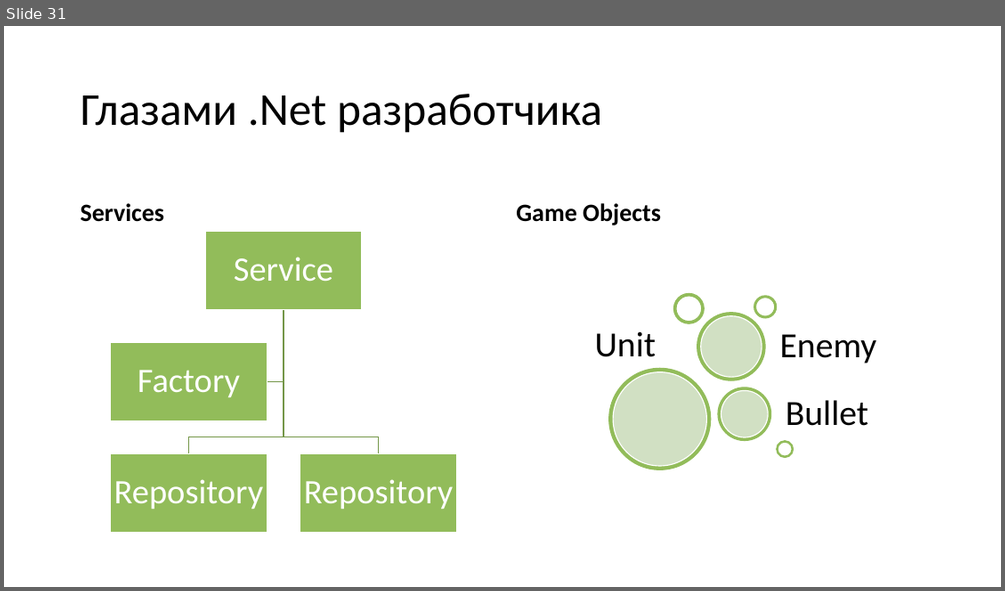
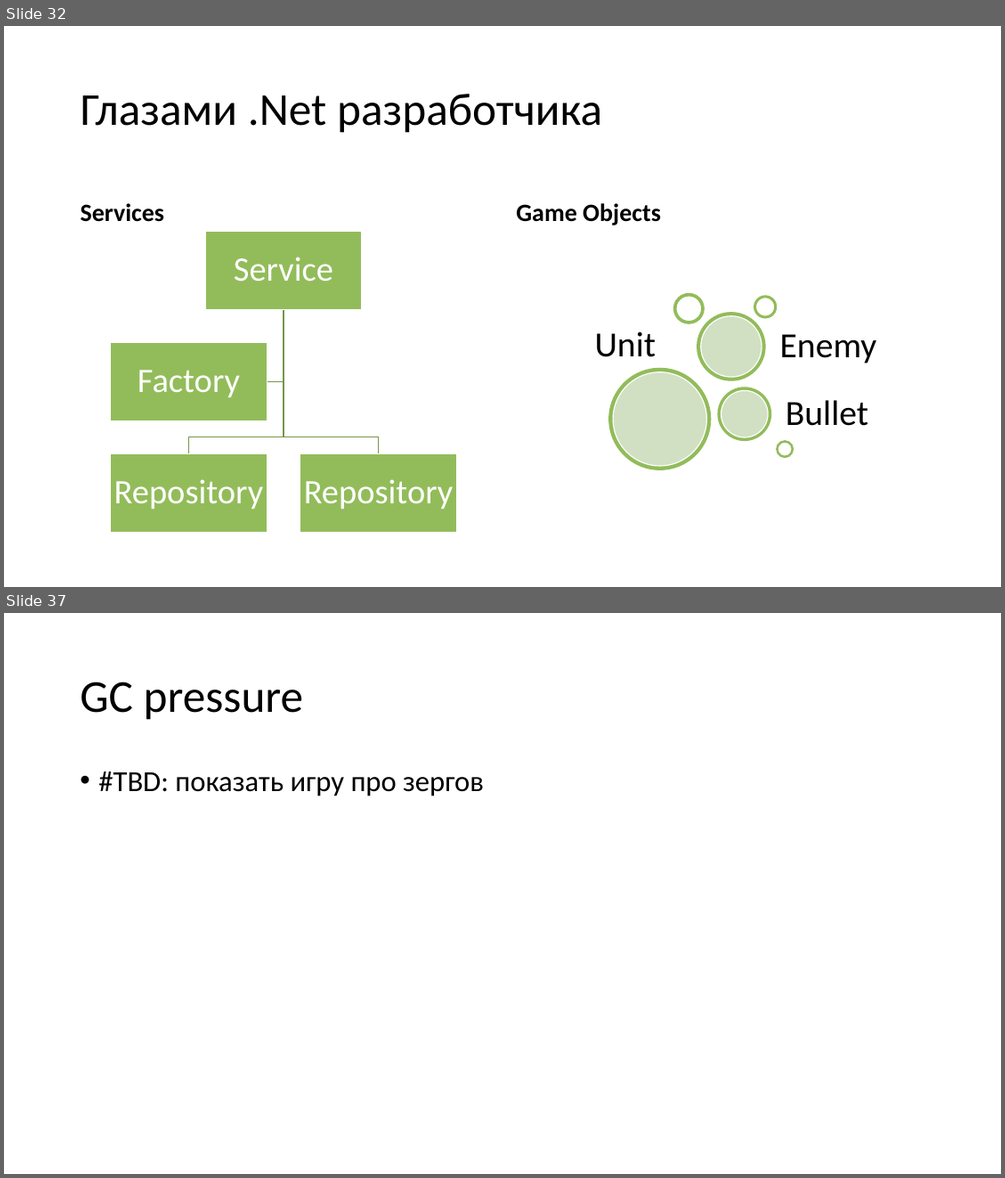
Before and after one commit to kugushev/presentations, a slide deck: 2020_GameDev-As-Hobby/Presentation.pptx. Shown one above the other, each under a label of ours: slide 31 before the commit, slides 32 and 37 after it; the slides between them are not shown. The pictures are 1005x591 and 1005x1178 pixels, drawn with LibreOffice and Linux fonts; fonts in the diff are those of the drawing. Boxes give left, top, right and bottom in pixels: in the first picture for what was removed or moved away, otherwise in the second. Text is boxed around its words. In the diff, an @@ line names an element or a change of style, - is before the commit and + after.

```diff
--- a/2020_GameDev-As-Hobby/Presentation.pptx
+++ b/2020_GameDev-As-Hobby/Presentation.pptx
@@ slide 37 added at [4,613,1001,1174], background #FFFFFF @@
@@ title added at [80,682,304,720], 44 pt, text #000000 @@
+GC pressure
@@ text added at [98,771,484,796], 28 pt, text #000000 @@
+• #TBD: показать игру про зергов
@@ what was slide 31 is now slide 32 @@
```
Also in this commit, not shown: 2 slides changed, 4 other slides added.
